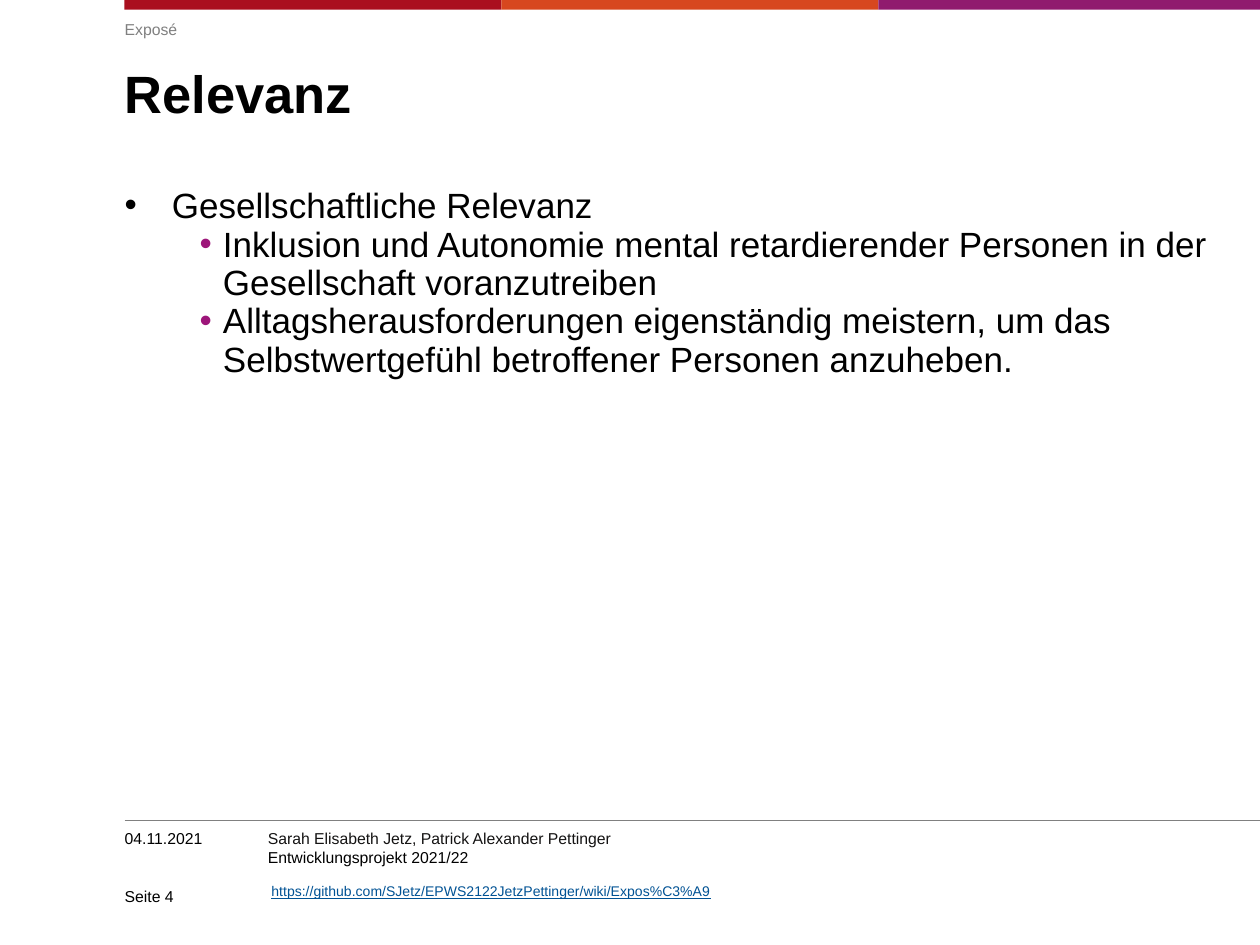
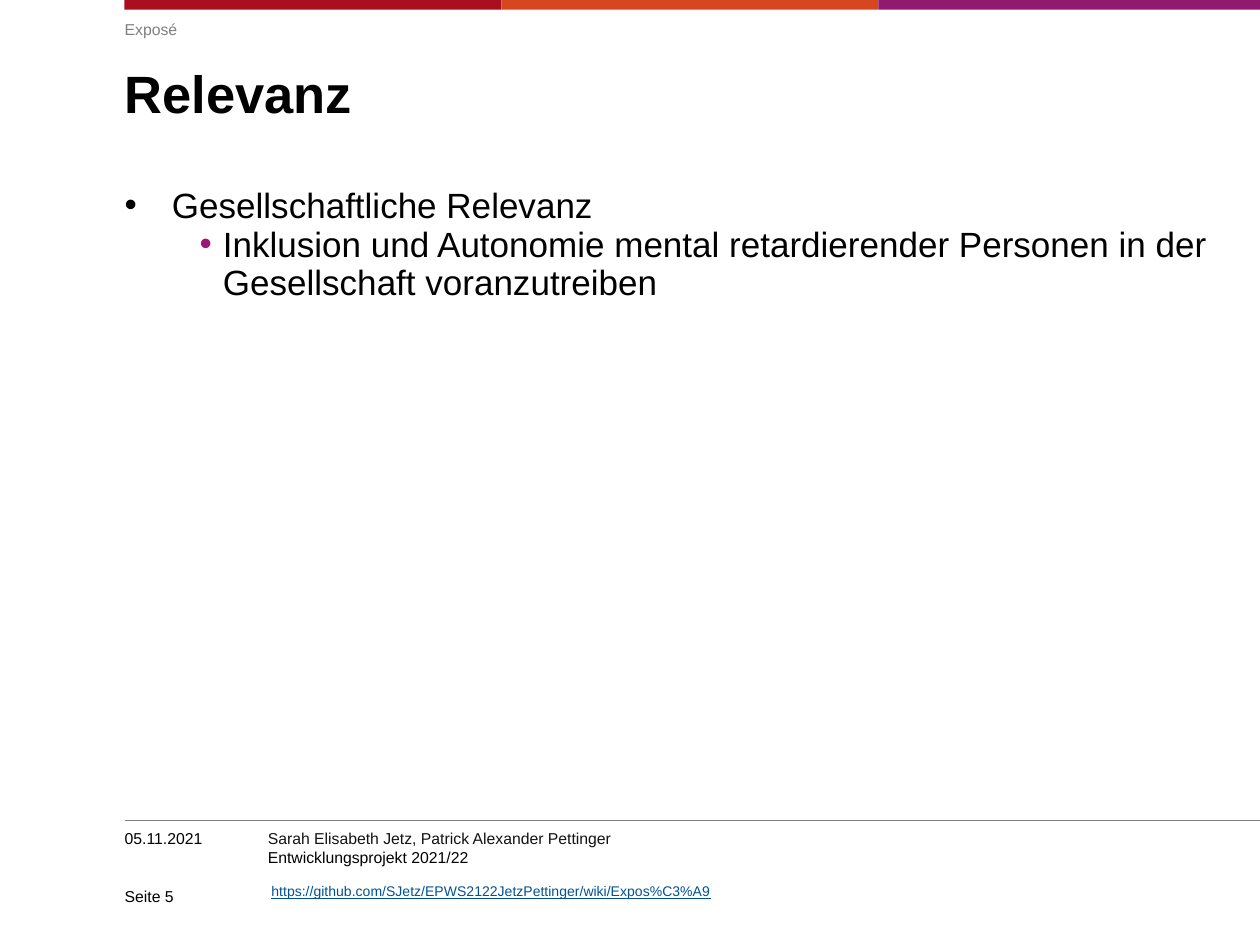
Before and after one commit to SJetz/EPWS2122JetzPettinger, a slide deck: slide 5 of Entwicklungsprojekt202122.pptx (slide 4 before the commit). Drawn at 1260x945 pixels with LibreOffice and Linux fonts; fonts in the diff are those of the drawing; background and template pictures are left out. Boxes give left, top, right and bottom in pixels: in the first picture for what was removed or moved away, otherwise in the second. Text is boxed around its words. In the diff, an @@ line names an element or a change of style, - is before the commit and + after.

```diff
--- a/Entwicklungsprojekt202122.pptx
+++ b/Entwicklungsprojekt202122.pptx
@@ text at [223, 307, 1110, 379]: paragraph removed @@
-      • Alltagsherausforderungen eigenständig meistern, um das Selbstwertgefühl betroffener Personen anzuheben.
@@ text at [125, 833, 203, 844]: text changed @@
-04.11.2021
+05.11.2021
@@ page number at [125, 890, 174, 902]: text changed @@
-Seite 4
+Seite 5
```
Also in this commit, not shown: 12 other slides changed, 3 slides removed.
